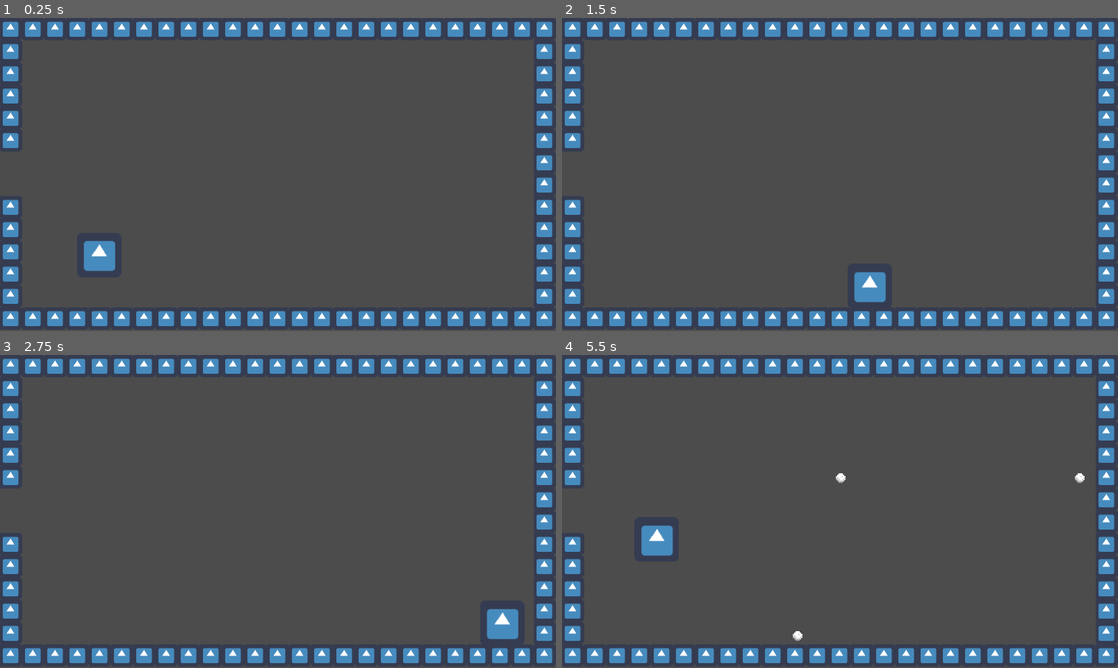
Above: before the commit, frames 1-4 (two rows, left to right).
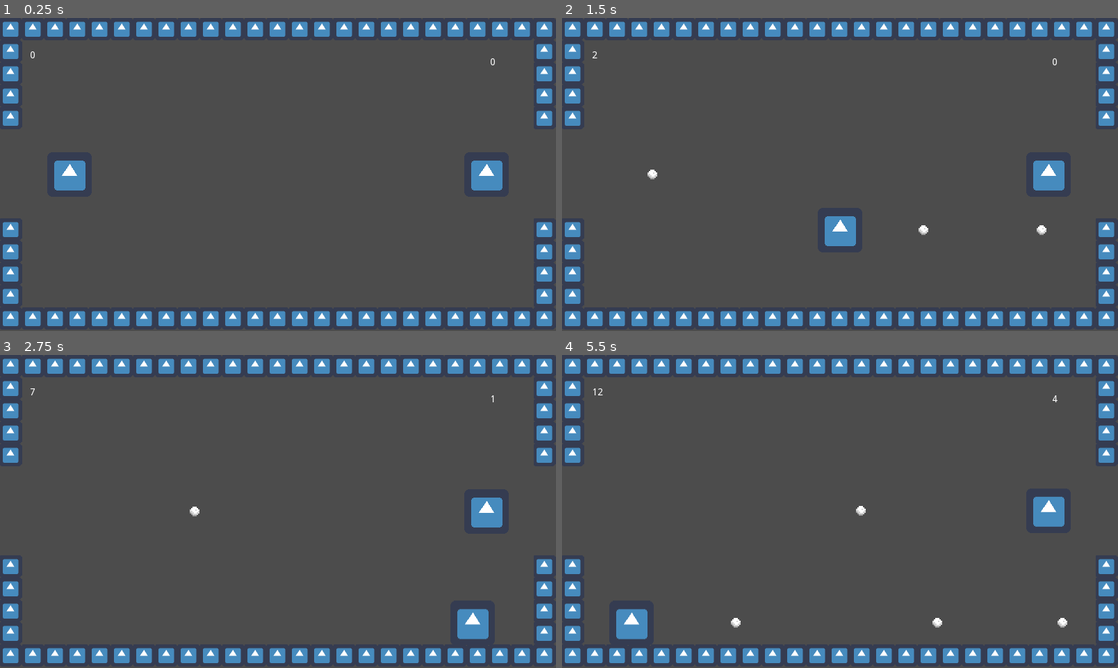
Above: after the commit, the same moments.

Repository: BPawlikowsky/DBKnightz
Game: Godot game, scene res://scenes/Arena.tscn
Two runs of this game, one before a commit and one after it. Both use one fixed random seed, a clock stepped at 60 frames per second and the inputs below. The engine's default icon, where the game draws it, is replaced by a stand-in: a white triangle on a blue panel in a dark square.
Inputs:
- Up to frame 1 (0.25 s): no input
- Up to frame 2 (1.5 s): tap Enter (ui_accept) at 0.5, 0.77, 0.8, 1.07, 1.35 s; hold Right (ui_right) 0.53-1.28 s; tap } (ui_2_accept, bound only after the commit) at 0.6 s; hold Down (ui_down) from 1.28 s (still down)
- Up to frame 3 (2.75 s): tap Enter (ui_accept) at 1.52, 1.82, 2.3 s; tap } (ui_2_accept, bound only after the commit) at 1.55, 2.1 s; release Down (ui_down) at 2.03 s; hold Right (ui_right) from 2.03 s (still down)
- Up to frame 4 (5.5 s): release Right (ui_right) at 2.78 s; hold Up (ui_up) 2.78-3.53 s; tap } (ui_2_accept, bound only after the commit) at 2.85, 4.35, 5.1 s; tap Enter (ui_accept) at 3.02, 3.32, 3.6, 3.77, 4.07, 4.52, 4.82, 5.3 s; hold Left (ui_left) 3.53-5.03 s; hold Down (ui_down) from 5.03 s (still down)

The runs differ from the first frame. In frame 1, 2.5% of the frame differs, in the area x 0-100%, y 10-81%; in frame 2, 2.6%; in frame 3, 2.5%; in frame 4, 2.8%, in the area x 0-100%, y 10-92%.

Commit message:
Balls work, score works, both players are up, Shield missing

Diff:
--- a/project.godot
+++ b/project.godot
@@ -24,6 +24,34 @@
 window/size/width=800
 window/size/height=450
 
+[input]
+
+ui_2_accept={
+"deadzone": 0.5,
+"events": [ Object(InputEventKey,"resource_local_to_scene":false,"resource_name":"","device":0,"alt":false,"shift":false,"control":false,"meta":false,"command":false,"pressed":false,"scancode":125,"unicode":0,"echo":false,"script":null)
+ ]
+}
+ui_2_left={
+"deadzone": 0.5,
+"events": [ Object(InputEventKey,"resource_local_to_scene":false,"resource_name":"","device":0,"alt":false,"shift":false,"control":false,"meta":false,"command":false,"pressed":false,"scancode":74,"unicode":0,"echo":false,"script":null)
+ ]
+}
+ui_2_right={
+"deadzone": 0.5,
+"events": [ Object(InputEventKey,"resource_local_to_scene":false,"resource_name":"","device":0,"alt":false,"shift":false,"control":false,"meta":false,"command":false,"pressed":false,"scancode":76,"unicode":0,"echo":false,"script":null)
+ ]
+}
+ui_2_up={
+"deadzone": 0.5,
+"events": [ Object(InputEventKey,"resource_local_to_scene":false,"resource_name":"","device":0,"alt":false,"shift":false,"control":false,"meta":false,"command":false,"pressed":false,"scancode":73,"unicode":0,"echo":false,"script":null)
+ ]
+}
+ui_2_down={
+"deadzone": 0.5,
+"events": [ Object(InputEventKey,"resource_local_to_scene":false,"resource_name":"","device":0,"alt":false,"shift":false,"control":false,"meta":false,"command":false,"pressed":false,"scancode":75,"unicode":0,"echo":false,"script":null)
+ ]
+}
+
 [rendering]
 
 environment/default_environment="res://default_env.tres"
--- /dev/null
+++ b/scenes/Arena.gd
@@ -0,0 +1,24 @@
+extends Node2D
+
+var player_packered = preload("res://scenes/Player.tscn")
+
+var player01
+var player02
+
+func _ready():
+	player01 = player_packered.instance()
+	player02 = player_packered.instance()
+	add_child(player01)
+	get_child(3).name = "Player01"
+	get_child(3).set_position(Vector2(100, get_viewport_rect().size.y/2))
+
+	add_child(player02)
+	get_child(4).name = "Player02"
+	get_child(4).set_position(Vector2(get_viewport_rect().size.x - 100, get_viewport_rect().size.y/2))
+
+
+	$Player02.set_move_left("ui_2_left")
+	$Player02.set_move_right("ui_2_right")
+	$Player02.set_move_up("ui_2_up")
+	$Player02.set_move_down("ui_2_down")
+	$Player02.set_throw_ball("ui_2_accept")
--- a/scenes/Arena.tscn
+++ b/scenes/Arena.tscn
@@ -1,14 +1,16 @@
-[gd_scene load_steps=5 format=2]
+[gd_scene load_steps=7 format=2]
 
-[ext_resource path="res://icon.png" type="Texture" id=1]
-[ext_resource path="res://scenes/Player.tscn" type="PackedScene" id=2]
+[ext_resource path="res://scenes/Arena.gd" type="Script" id=1]
+[ext_resource path="res://icon.png" type="Texture" id=2]
+[ext_resource path="res://scenes/Player01Score.gd" type="Script" id=3]
+[ext_resource path="res://scenes/Player02Score.gd" type="Script" id=4]
 
 [sub_resource type="ConvexPolygonShape2D" id=1]
 points = PoolVector2Array( 0, 0, 64, 0, 64, 64, 0, 64 )
 
 [sub_resource type="TileSet" id=2]
 0/name = "icon.png 0"
-0/texture = ExtResource( 1 )
+0/texture = ExtResource( 2 )
 0/tex_offset = Vector2( 0, 0 )
 0/modulate = Color( 1, 1, 1, 1 )
 0/region = Rect2( 2, 1, 64, 64 )
@@ -25,6 +27,7 @@
 0/z_index = 0
 
 [node name="Arena" type="Node2D"]
+script = ExtResource( 1 )
 
 [node name="ArenaTileMap" type="TileMap" parent="."]
 scale = Vector2( 0.5, 0.5 )
@@ -32,7 +35,20 @@
 collision_friction = 0.0
 collision_bounce = 1.0
 format = 1
-tile_data = PoolIntArray( 0, 0, 0, 1, 0, 0, 2, 0, 0, 3, 0, 0 …(248 unchanged characters)… 1096, 0, 0, 196608, 0, 0, 196632, 0, 0, 262144, 0, 0, 262168, 0, 0, 327680, 0, 0, 327704, 0, 0, 393240, 0, 0, 458776, 0, 0, 524288, 0, 0, 524312, 0, 0, 589824, 0, 0, 589848, 0, 0, 655360, 0, 0, 655384, 0, 0, 7208 …(402 unchanged characters)…
+tile_data = PoolIntArray( 0, 0, 0, 1, 0, 0, 2, 0, 0, 3, 0, 0 …(248 unchanged characters)… 1096, 0, 0, 196608, 0, 0, 196632, 0, 0, 327679, 0, 0, 262144, 0, 0, 262168, 0, 0, 262169, 0, 0, 655359, 0, 0, 589824, 0, 0, 589848, 0, 0, 589849, 0, 0, 655360, 0, 0, 655384, 0, 0, 7208 …(402 unchanged characters)…
 
-[node name="Player01" parent="." instance=ExtResource( 2 )]
-position = Vector2( 142.695, 340.607 )
+[node name="Player01Score" type="Label" parent="."]
+margin_left = 42.9708
+margin_top = 46.654
+margin_right = 82.9708
+margin_bottom = 60.654
+text = "0"
+script = ExtResource( 3 )
+
+[node name="Player02Score" type="Label" parent="."]
+margin_left = 704.762
+margin_top = 57.4441
+margin_right = 744.762
+margin_bottom = 71.4441
+text = "0"
+script = ExtResource( 4 )
--- a/scenes/Ball.gd
+++ b/scenes/Ball.gd
@@ -1,14 +1,21 @@
 extends RigidBody2D
 
-var direction = Vector2()
-export var speed = 6000
+export var speed = 600
 
 func _ready():
-	position = get_parent().get_position()
-	direction = position - get_parent().get_node("Anchor").global_position
+	if get_parent().name == "Player01":
+		global_position = get_parent().get_global_position() + Vector2(50, 0)
+		applied_force = Vector2(speed, 0)
+	elif get_parent().name == "Player02":
+		global_position = get_parent().get_global_position() + Vector2(-50, 0)
+		applied_force = Vector2(-speed, 0)
 
 func _physics_process(delta):
+	global_translate(position.normalized() * speed * delta)
 
-	#var velocity = direction.normalized() * speed * delta
-	#set_linear_velocity(velocity)
-	pass
+	if global_position.x > get_viewport_rect().size.x + 10:
+		get_parent().get_parent().get_node("Player01").set_score(get_parent().get_parent().get_node("Player01").get_score() + 1)
+		queue_free()
+	elif global_position.x < -100:
+		get_parent().get_parent().get_node("Player02").set_score(get_parent().get_parent().get_node("Player02").get_score() + 1)
+		queue_free()
--- a/scenes/Ball.tscn
+++ b/scenes/Ball.tscn
@@ -3,27 +3,28 @@
 [ext_resource path="res://scenes/Ball.gd" type="Script" id=1]
 [ext_resource path="res://ball.png" type="Texture" id=2]
 
-[sub_resource type="PhysicsMaterial" id=2]
+[sub_resource type="PhysicsMaterial" id=1]
 friction = 0.0
 bounce = 1.0
 
-[sub_resource type="CircleShape2D" id=1]
+[sub_resource type="CircleShape2D" id=2]
 radius = 3.86996
 
-[node name="Ball" type="RigidBody2D"]
+[node name="Ball" type="RigidBody2D" groups=[
+"balls",
+]]
 mode = 2
-physics_material_override = SubResource( 2 )
+mass = 0.102041
+physics_material_override = SubResource( 1 )
 gravity_scale = 0.0
-linear_velocity = Vector2( 500, 0 )
 script = ExtResource( 1 )
 __meta__ = {
 "_edit_group_": true
 }
-speed = 10000
 
 [node name="CollisionShape2D" type="CollisionShape2D" parent="."]
 scale = Vector2( 2, 2 )
-shape = SubResource( 1 )
+shape = SubResource( 2 )
 
 [node name="Sprite" type="Sprite" parent="."]
 position = Vector2( 1, 1 )
--- a/scenes/Player.gd
+++ b/scenes/Player.gd
@@ -4,21 +4,54 @@
 
 var packedball = preload("res://scenes/Ball.tscn")
 
+var move_left = "ui_left" setget set_move_left
+var move_right = "ui_right" setget set_move_right
+var move_up = "ui_up" setget set_move_up
+var move_down = "ui_down" setget set_move_down
+var throw_ball = "ui_accept" setget set_throw_ball
+
+var score = 0 setget set_score, get_score
+
+
+
+func set_move_left(new_left):
+	move_left = new_left
+
+func set_move_right(new_right):
+	move_right = new_right
+
+func set_move_up(new_up):
+	move_up = new_up
+
+func set_move_down(new_down):
+	move_down = new_down
+
+func set_throw_ball(new_throw_ball):
+	throw_ball = new_throw_ball
+
+func set_score(new_score):
+	score = new_score
+
+func get_score():
+	return score
+
+
+
 func _process(delta):
 	var velocity = Vector2()
-	if Input.is_action_pressed("ui_left"):
+	if Input.is_action_pressed(move_left):
 		velocity.x -= 1
-	if Input.is_action_pressed("ui_right"):
+	if Input.is_action_pressed(move_right):
 		velocity.x += 1
-	if Input.is_action_pressed("ui_up"):
+	if Input.is_action_pressed(move_up):
 		velocity.y -= 1
-	if Input.is_action_pressed("ui_down"):
+	if Input.is_action_pressed(move_down):
 		velocity.y += 1
-	if Input.is_action_just_pressed("ui_accept"):
+	if Input.is_action_just_pressed(throw_ball):
 		var ball = packedball.instance()
 		add_child(ball)
 
 
+
 	velocity = velocity.normalized() * speed
 	move_and_slide(velocity)
-	print(position)
--- /dev/null
+++ b/scenes/Player01Score.gd
@@ -0,0 +1,4 @@
+extends Label
+
+func _process(delta):
+	self.text = str(get_parent().get_child(3).get_score())
--- /dev/null
+++ b/scenes/Player02Score.gd
@@ -0,0 +1,4 @@
+extends Label
+
+func _process(delta):
+	self.text = str(get_parent().get_child(4).get_score())
Not shown, added: export_presets.cfg
Not shown, added: DBK0.exe
Not shown, added: DBK0.pck
